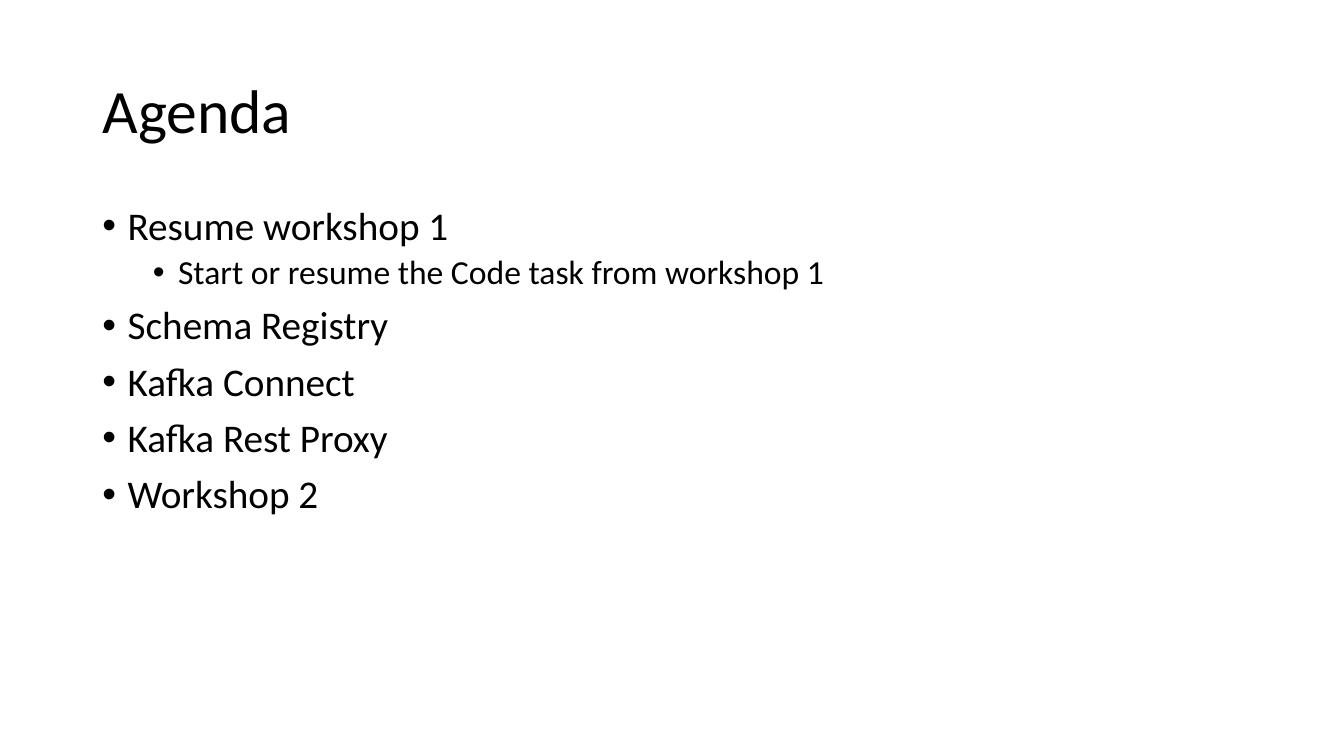
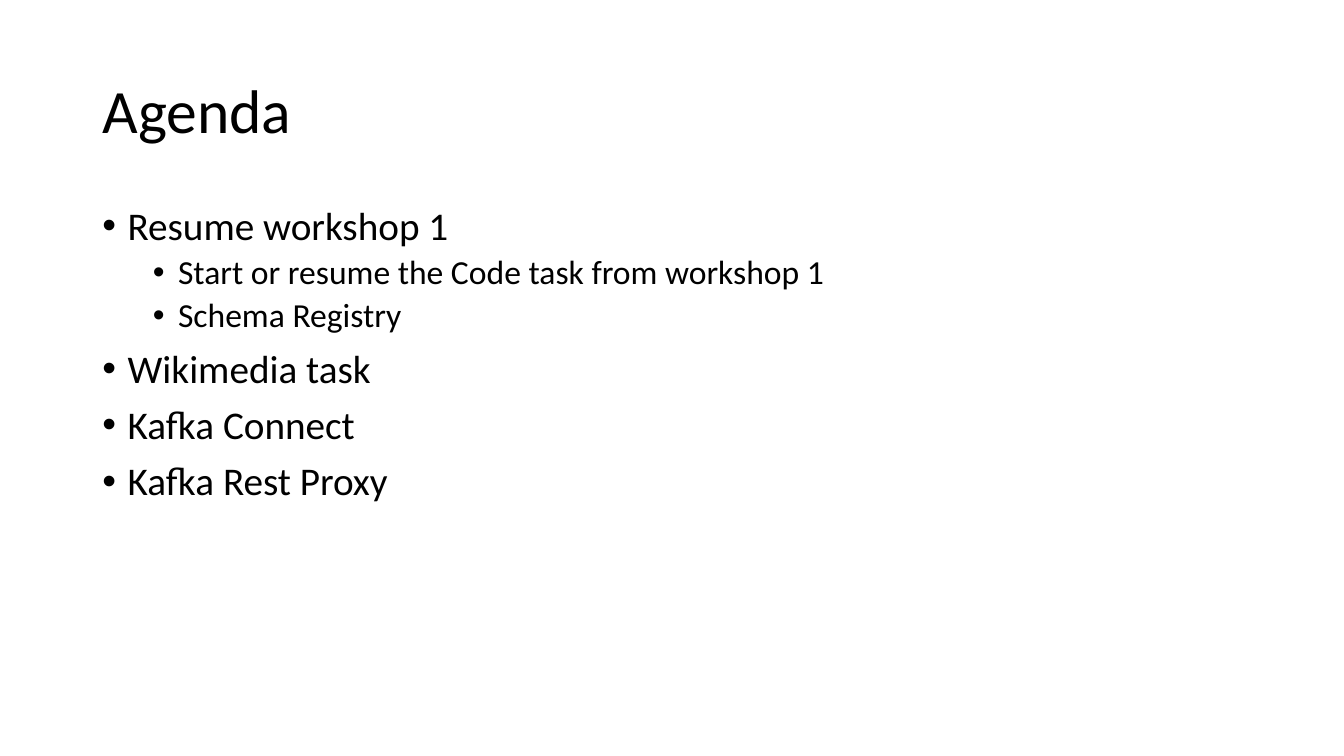
Before and after one commit to fortedigital/cg-kafka, a slide deck: slide 2 of workshop2/Kafka - 102.pptx. Drawn at 1344x756 pixels with LibreOffice and Linux fonts; fonts in the diff are those of the drawing. Boxes give left, top, right and bottom in pixels: in the first picture for what was removed or moved away, otherwise in the second. Text is boxed around its words. In the diff, an @@ line names an element or a change of style, - is before the commit and + after.

```diff
--- a/workshop2/Kafka - 102.pptx
+++ b/workshop2/Kafka - 102.pptx
@@ text at [178,303,402,333]: size 28 to 24 pt in "Schema Registry"; list level 1 to 2 in "Schema Registry" @@
@@ text at [128,355,371,384]: paragraph added @@
+• Wikimedia task
@@ text at [128,480,318,515]: paragraph removed @@
-• Workshop 2
```
Also in this commit, not shown: 1 other slide changed.
